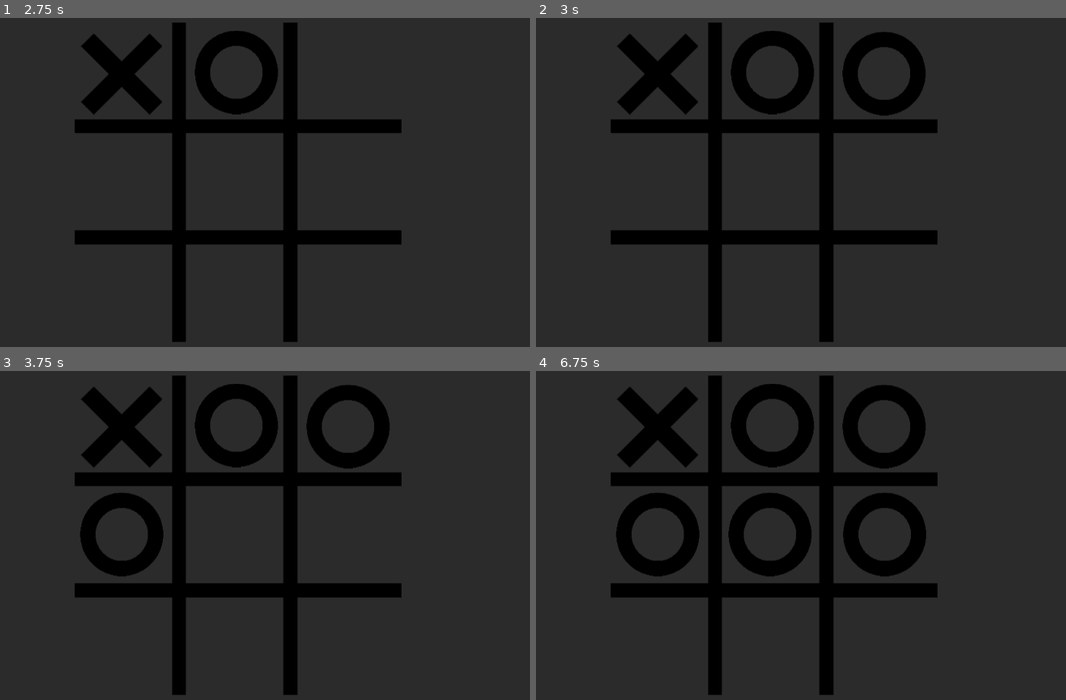
Above: before the commit, frames 1-4 (two rows, left to right).
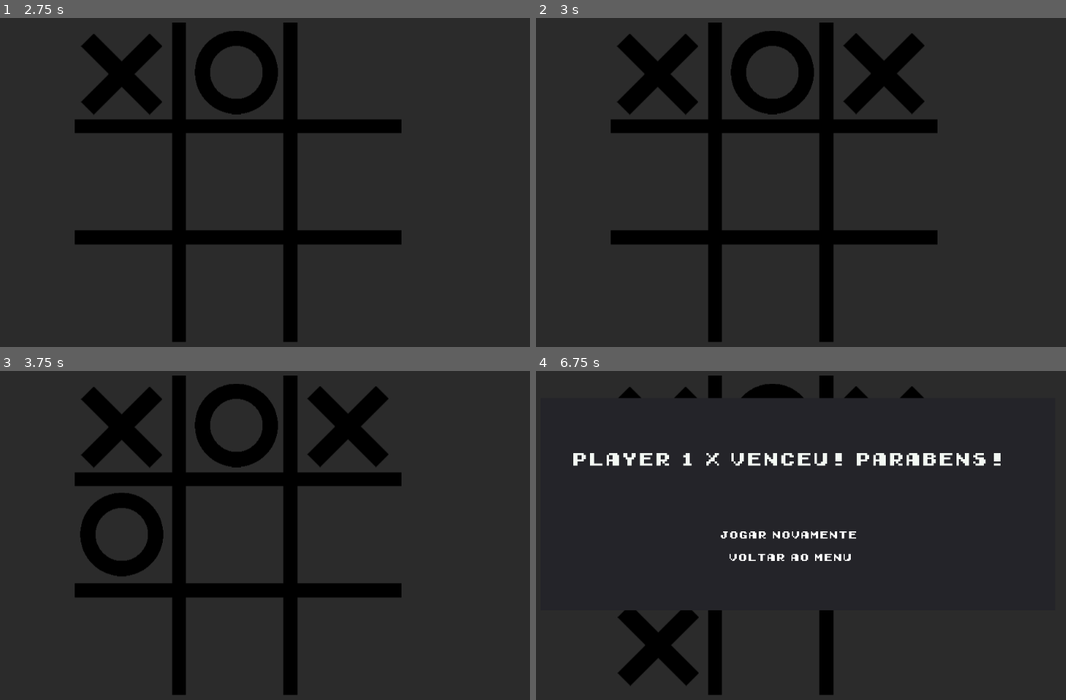
Above: after the commit, the same moments.

Repository: jdorres/espjogos2022-tic-tac-toe
Game: Godot game, scene res://Scenes/GameManager.tscn
Two runs of this game, one before a commit and one after it. Both use one fixed random seed, a clock stepped at 60 frames per second and the inputs below.
Inputs (mouse positions are in pixels of both pictures, inside the frame that each line leads up to):
- Up to frame 1 (2.75 s): click "Dois Jogadores" at 0.5 s; tap Enter at 1.25 s; move the mouse to (121, 73) at 1.27 s; click (121, 73) at 1.42 s; tap Space at 2 s; move the mouse to (238, 73) at 2.02 s; click (238, 73) at 2.17 s
- Up to frame 2 (3 s): tap Enter at 2.75 s; move the mouse to (885, 73) at 2.77 s; click (885, 73) at 2.92 s
- Up to frame 3 (3.75 s): tap Space at 3.5 s; move the mouse to (121, 535) at 3.52 s; click (121, 535) at 3.67 s
- Up to frame 4 (6.75 s): tap Enter at 4.25 s; move the mouse to (769, 535) at 4.27 s; click (769, 535) at 4.42 s; tap Space at 5 s; move the mouse to (885, 535) at 5.02 s; click (885, 535) at 5.17 s; move the mouse to (657, 644) at 5.77 s; click (657, 644) at 5.92 s; move the mouse to (769, 644) at 6.52 s; click (769, 644) at 6.67 s

Frame 1 is identical in both runs. In frame 2, 2.4% of the frame differs, in the area x 57-74%, y 4-30%; in frame 3, 2.4%; in frame 4, 22%, in the area x 7-88%, y 4-96%.

Commit message:
adicionado menu de fim de jogo e novas mensagens de status da partida

Diff:
--- a/Scenes/GameManager.tscn
+++ b/Scenes/GameManager.tscn
@@ -71,6 +71,48 @@
 [node name="PlayerIA" type="Node2D" parent="BoardManager"]
 script = ExtResource( 1 )
 
+[node name="StatusLabel" type="Label" parent="BoardManager"]
+anchor_left = 0.5
+anchor_top = 1.0
+anchor_right = 0.5
+anchor_bottom = 1.0
+margin_left = 789.0
+margin_top = 273.0
+margin_right = 954.0
+margin_bottom = 317.0
+custom_fonts/font = ExtResource( 11 )
+
+[node name="GameEndLabel" type="Panel" parent="BoardManager"]
+margin_left = 77.0
+margin_top = 70.0
+margin_right = 943.0
+margin_bottom = 428.0
+
+[node name="GameEndMessage" type="Label" parent="BoardManager/GameEndLabel"]
+margin_left = 55.0
+margin_top = 86.0
+margin_right = 784.0
+margin_bottom = 175.0
+theme = ExtResource( 10 )
+text = "Voce venceu!"
+align = 1
+
+[node name="RestartGameButton" type="Button" parent="BoardManager/GameEndLabel"]
+margin_left = 286.0
+margin_top = 214.0
+margin_right = 553.0
+margin_bottom = 249.0
+theme = ExtResource( 10 )
+text = "Jogar novamente"
+
+[node name="MainMenuButton" type="Button" parent="BoardManager/GameEndLabel"]
+margin_left = 289.0
+margin_top = 252.0
+margin_right = 556.0
+margin_bottom = 287.0
+theme = ExtResource( 10 )
+text = "Voltar ao Menu"
+
 [node name="MainMenu" type="Control" parent="."]
 anchor_left = 0.5
 anchor_top = 0.5
@@ -170,6 +212,8 @@
 theme = ExtResource( 10 )
 text = "Dificil"
 
+[connection signal="pressed" from="BoardManager/GameEndLabel/RestartGameButton" to="BoardManager" method="_on_RestartGameButton_pressed"]
+[connection signal="pressed" from="BoardManager/GameEndLabel/MainMenuButton" to="." method="_on_MainMenuButton_pressed"]
 [connection signal="pressed" from="MainMenu/Menu1/SinglePlayerButton" to="." method="_on_SinglePlayerButton_pressed"]
 [connection signal="pressed" from="MainMenu/Menu1/MultiplayerButton" to="." method="_on_MultiplayerButton_pressed"]
 [connection signal="pressed" from="MainMenu/Menu1/QuitButton" to="." method="_on_QuitButton_pressed"]
--- a/Scripts/BoardManager.gd
+++ b/Scripts/BoardManager.gd
@@ -7,12 +7,20 @@
 var current_player
 var game_ended
 var player_ia
+var status_label
+var game_end_label
+var game_end_message
 var game_mode #multi/easy/medium/hard
+var ia_is_playing = false
 
 func start_game(mode):
 	game_mode = mode
 	player_ia = get_node("PlayerIA")
-	#preenche as posições
+	status_label = get_node("StatusLabel")
+	game_end_label = get_node("GameEndLabel")
+	game_end_label.visible = false
+	game_end_message = get_node("GameEndLabel/GameEndMessage")
+
 	board_nodes = []
 	for line in range(board_size_lines):
 		board_nodes.append([])
@@ -25,7 +33,7 @@
 func reset_game():
 	current_player = 1
 	game_ended = false
-	#zera as marcações nas peças
+	game_end_label.visible = false
 	for line in range(board_size_lines):
 		for column in range(board_size_columns):
 			board_nodes[line][column].set_player(0);
@@ -33,46 +41,86 @@
 func node_clicked(line, column, field_value):
 	if !game_ended:
 		if(field_value != 0):
-			print("Este campo já foi selecionado. Tente outro.")
+			shows_message('Campo invalido')
 		else:
 			make_move(line, column, current_player)
 
 func make_move(line, column, player):
 	board_nodes[line][column].set_player(player)
 
-		# Verifica se o jogo terminou
-	var winning_player = check_winner();
+	# Verifica se o jogo terminou
+	var winning_player = check_winner()
 	if(winning_player == 3):
 		game_ended = true;
-		print("Deu Velha!");
-		return;
-	if(winning_player > 0 and winning_player < 3):
-		game_ended = true;
-		print("Jogador %d venceu!" % winning_player);
-		return;
+		shows_game_result(3)
+		return
+	elif(winning_player == 1):
+		game_ended = true
+		shows_game_result(1)
+		return
+	elif(winning_player == 2):
+		game_ended = true
+		shows_game_result(2)
+		return
+
 
 	if(current_player == 1):
 		current_player = 2
-
 		if game_mode != 'multi':
 			ia_plays()
-			#TODO: corrigir repetição de código
-			# Verifica se o jogo terminou
-			winning_player = check_winner();
-			if(winning_player == 3):
-				game_ended = true;
-				print("Deu Velha!")
-				return
-			if(winning_player > 0 and winning_player < 3):
-				game_ended = true
-				print("Jogador %d venceu!" % winning_player)
-				return
+	else:
+		current_player = 1
+
+func shows_message(message):
+	status_label.text = message
+	yield(get_tree().create_timer(0.8), "timeout")
+	status_label.text = ''
+
+func shows_game_result(result):
+	yield(get_tree().create_timer(0.8), "timeout")
+	match result:
+		1:
+			if game_mode == 'multi':
+				game_end_message.text = 'Player 1 X venceu! Parabens!'
 			else:
-				current_player = 1
+				game_end_message.text = 'Voce ganhou, parabens!'
+		2:
+			if game_mode == 'multi':
+				game_end_message.text = 'Player 2 O venceu! Parabens!'
+			else:
+				game_end_message.text = 'Voce perdeu.'
+		3:
+			game_end_message.text = 'Deu velha!'
+
+	game_end_label.visible = true
+
 
 func ia_plays():
+	ia_is_playing = true
+	status_label.text = 'Pensando...'
+	yield(get_tree().create_timer(1), "timeout")
 	player_ia.plays(board_nodes, board_size_lines, board_size_columns, game_mode)
+	ia_is_playing = false
+	status_label.text = ''
 	current_player = 1
+
+	#TODO: corrigir repetição de código
+	# Verifica se o jogo terminou
+	var winning_player = check_winner()
+	if(winning_player == 3):
+		game_ended = true;
+		shows_game_result(3)
+		return
+	elif(winning_player == 1):
+		game_ended = true
+		shows_game_result(1)
+		return
+	elif(winning_player == 2):
+		game_ended = true
+		shows_game_result(2)
+		return
+	else:
+		current_player = 1
 
 
 func check_winner():
@@ -93,6 +141,7 @@
 			if(check_diagonal(diagonal, player)):
 				return player;
 
+	print('nenhum jogador ganhou ainda')
 	# Até aqui, nenhum jogador ganhou.
 	# Checa se todas as posições estão ocupadas
 	var empty_positions = 0;
@@ -107,7 +156,6 @@
 
 	# Senão, o jogo ainda não terminou.
 	return 0;
-
 
 func check_line(line, player):
 	for column in range(board_size_columns):
@@ -136,3 +184,7 @@
 			return false;
 
 	return true;
+
+
+func _on_RestartGameButton_pressed():
+	reset_game()
--- a/Scripts/BoardPiece.gd
+++ b/Scripts/BoardPiece.gd
@@ -13,7 +13,7 @@
 	set_player(0)
 
 func _input_event(viewport, event, shape_idx):
-	if event is InputEventMouseButton and event.button_index == BUTTON_LEFT and event.pressed:
+	if event is InputEventMouseButton and event.button_index == BUTTON_LEFT and event.pressed and !board.ia_is_playing:
 		board.node_clicked(pos_line, pos_column, player_marked)
 
 func get_player():
--- a/Scripts/GameManager.gd
+++ b/Scripts/GameManager.gd
@@ -42,3 +42,8 @@
 	sub_menu.visible = false
 	board_manager.visible = true
 	board_manager.start_game("hard")
+
+
+func _on_MainMenuButton_pressed():
+	main_menu.visible = true
+	board_manager.visible = false
